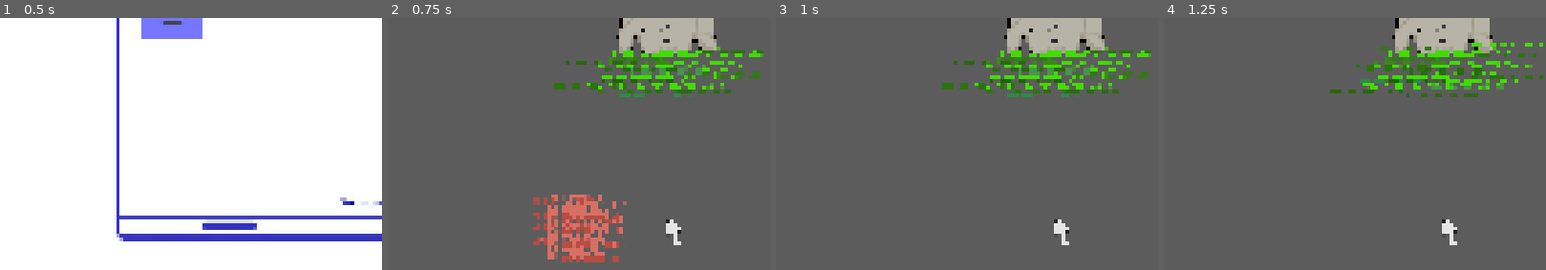
Above: before the commit, frames 1-4 (left to right).
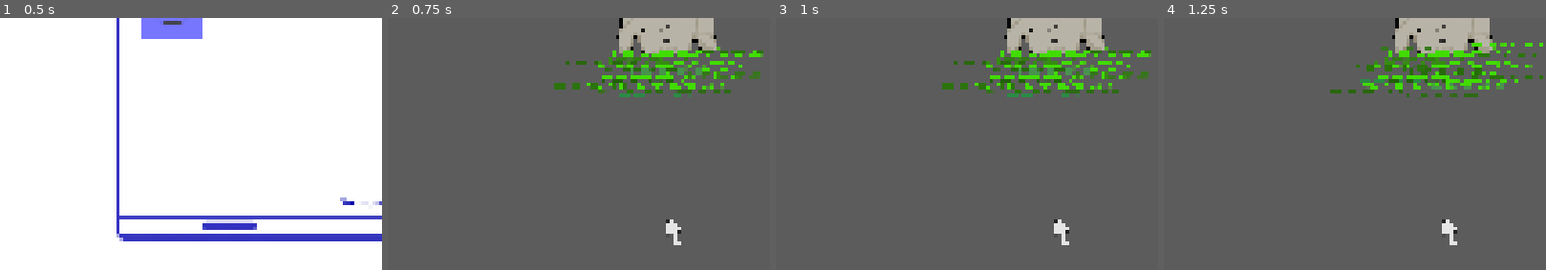
Above: after the commit, the same moments.

Repository: HaroldHuynh/2026GameJam
Game: Godot game, scene res://main menu/main menu.tscn
Same seed, same stepped clock (60 frames per second), same inputs: the game is played once before the commit and once after it.
Inputs (mouse positions are % of the whole screen's width and height, from its top left):
- Up to frame 1 (0.5 s): no input
- Up to frame 2 (0.75 s): click (35, 25) at 0.5 s
- Up to frame 3 (1 s): no input
- Up to frame 4 (1.25 s): no input
The pictures show only the part of the screen within x 13-63%, y 50-100%; the shares and areas given below are measured in that part.

Frame 1 is identical in both runs. In frame 2, 3.8% of the frame differs, in the area x 38-63%, y 70-97%; in frame 3, nothing differs; in frame 4, nothing differs.

Commit message:
more bomb work

Diff:
--- a/levels/bomb.tscn
+++ b/levels/bomb.tscn
@@ -2,6 +2,10 @@
 
 [ext_resource type="Texture2D" uid="uid://c4lsbbns065df" path="res://assets/texture/bomb.png" id="1_4tf5r"]
 [ext_resource type="Script" uid="uid://mj0cnxja4qss" path="res://levels/bomb.gd" id="2_x7qnh"]
+[ext_resource type="Texture2D" uid="uid://d2iuu5e4vnsqn" path="res://assets/texture/bomb1.png" id="3_wu0dx"]
+[ext_resource type="Texture2D" uid="uid://d1q6weko1hjg0" path="res://assets/texture/bomb2.png" id="4_864xx"]
+[ext_resource type="Texture2D" uid="uid://bp7esb1d1bem0" path="res://assets/texture/bomb3.png" id="5_jtvht"]
+[ext_resource type="Texture2D" uid="uid://cf3d1l1gt7sye" path="res://assets/texture/bomb4.png" id="6_p75ta"]
 
 [sub_resource type="SpriteFrames" id="SpriteFrames_how41"]
 animations = [{
@@ -10,24 +14,55 @@
 "texture": ExtResource("1_4tf5r")
 }],
 "loop": 1,
-"name": &"explosion",
+"name": &"default",
+"speed": 5.0
+}, {
+"frames": [{
+"duration": 1.0,
+"texture": ExtResource("1_4tf5r")
+}, {
+"duration": 1.0,
+"texture": ExtResource("3_wu0dx")
+}, {
+"duration": 1.0,
+"texture": ExtResource("1_4tf5r")
+}, {
+"duration": 1.0,
+"texture": ExtResource("4_864xx")
+}, {
+"duration": 1.0,
+"texture": ExtResource("1_4tf5r")
+}, {
+"duration": 1.0,
+"texture": ExtResource("5_jtvht")
+}, {
+"duration": 1.0,
+"texture": ExtResource("1_4tf5r")
+}, {
+"duration": 1.0,
+"texture": ExtResource("6_p75ta")
+}],
+"loop": 1,
+"name": &"explode",
 "speed": 5.0
 }]
 
-[sub_resource type="CircleShape2D" id="CircleShape2D_s7pw8"]
+[sub_resource type="RectangleShape2D" id="RectangleShape2D_gwceb"]
+size = Vector2(32.999996, 25.899998)
 
 [node name="bomb" type="CharacterBody2D" unique_id=650161304]
 script = ExtResource("2_x7qnh")
 
 [node name="AnimatedSprite2D" type="AnimatedSprite2D" parent="." unique_id=1679159398]
 position = Vector2(-2.5, 0)
-scale = Vector2(0.5, 0.5)
+scale = Vector2(0.4, 0.4)
 sprite_frames = SubResource("SpriteFrames_how41")
-animation = &"explosion"
-frame_progress = 0.9097266
+animation = &"explode"
+frame_progress = 0.4339368
 
 [node name="Area2D" type="Area2D" parent="." unique_id=253997292]
 
 [node name="CollisionShape2D" type="CollisionShape2D" parent="Area2D" unique_id=2109983839]
+position = Vector2(-330, -280.5)
 scale = Vector2(10, 10)
-shape = SubResource("CircleShape2D_s7pw8")
+shape = SubResource("RectangleShape2D_gwceb")
--- a/levels/level_1.tscn
+++ b/levels/level_1.tscn
@@ -2,7 +2,6 @@
 
 [ext_resource type="Script" uid="uid://3jn1e706500q" path="res://levels/level_1.gd" id="1_btoec"]
 [ext_resource type="PackedScene" uid="uid://c2dqr0dnn03ws" path="res://player/bullet_manager.tscn" id="1_kx6l7"]
-[ext_resource type="PackedScene" uid="uid://dr28arotq7uep" path="res://levels/bomb.tscn" id="2_gwceb"]
 [ext_resource type="PackedScene" uid="uid://bx76wcvt7v6l5" path="res://player/player.tscn" id="2_n46q3"]
 [ext_resource type="PackedScene" uid="uid://d2ha4w2gxcjv3" path="res://levels/michelangelo.tscn" id="4_kx6l7"]
 [ext_resource type="PackedScene" uid="uid://srh4x4fiq4x1" path="res://player/game_over.tscn" id="5_n46q3"]
@@ -13,8 +12,6 @@
 
 [node name="terminal-level" type="Node2D" unique_id=1212829906]
 script = ExtResource("1_btoec")
-
-[node name="bomb" parent="." unique_id=650161304 instance=ExtResource("2_gwceb")]
 
 [node name="BulletManager" parent="." unique_id=1162069898 instance=ExtResource("1_kx6l7")]
 
--- a/levels/michelangelo.tscn
+++ b/levels/michelangelo.tscn
@@ -4,6 +4,7 @@
 [ext_resource type="Texture2D" uid="uid://c88kcegjp26so" path="res://assets/texture/gj1.png" id="1_d0r4i"]
 [ext_resource type="Texture2D" uid="uid://bop2ixwybw5cw" path="res://assets/texture/gj2.png" id="2_bfgim"]
 [ext_resource type="PackedScene" uid="uid://64up8dmdlemy" path="res://levels/laser.tscn" id="2_jd5gx"]
+[ext_resource type="PackedScene" uid="uid://dr28arotq7uep" path="res://levels/bomb.tscn" id="3_7yivv"]
 [ext_resource type="Texture2D" uid="uid://bj10r37n68wd" path="res://assets/texture/angelo-attack1.png" id="3_c6ff3"]
 [ext_resource type="Texture2D" uid="uid://duevitpev4jfk" path="res://assets/texture/angelo-attack2.png" id="4_7yivv"]
 
@@ -36,13 +37,14 @@
 size = Vector2(155.9, 243.5)
 
 [sub_resource type="RectangleShape2D" id="RectangleShape2D_rkikn"]
-size = Vector2(1560, 2426.6665)
+size = Vector2(1560, 2430)
 
 [node name="Michelangelo" type="CharacterBody2D" unique_id=1819540606]
 scale = Vector2(0.3, 0.3)
 collision_layer = 5
 script = ExtResource("1_bfgim")
 laser_scene = ExtResource("2_jd5gx")
+bomb_scene = ExtResource("3_7yivv")
 metadata/_edit_lock_ = true
 
 [node name="AnimatedSprite2D" type="AnimatedSprite2D" parent="." unique_id=1714282601]
@@ -58,7 +60,7 @@
 collision_layer = 4
 
 [node name="CollisionShape2D" type="CollisionShape2D" parent="Area2D" unique_id=899906746]
-position = Vector2(86.66665, -6.6666536)
+position = Vector2(86.66665, -8.333341)
 shape = SubResource("RectangleShape2D_rkikn")
 
 [connection signal="body_entered" from="Area2D" to="." method="_on_area_2d_body_entered"]
